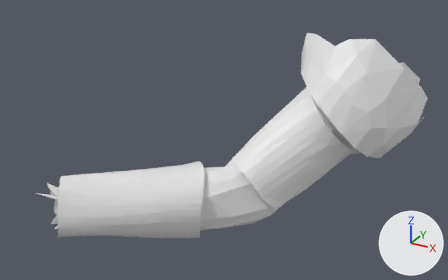
Two versions of the FBX model resources/models/viewmodel/viewarm_left.fbx, one commit apart.
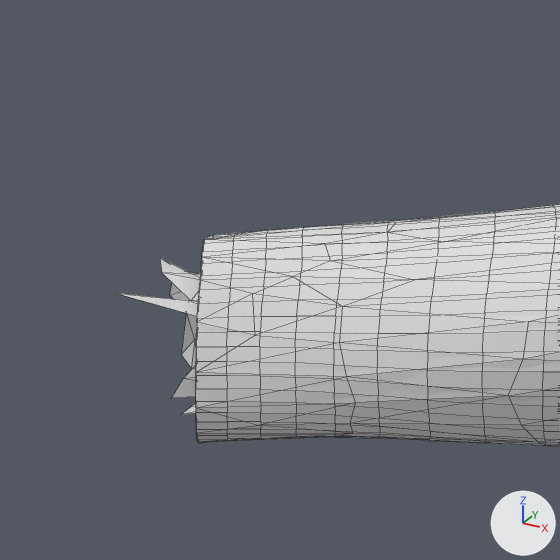
Old and new are each drawn whole from a 50 mm camera at (0.00314, -0.00983, 0.00214) aimed at (-0.00049, -0.00323, -0.00116) and again close up on the part from 0% to 37% of the width and 38% to 97% of the height. Every picture has the same lights, and +X, +Y and +Z are marked at lower right. The first two pictures are the older version. The close-ups show mesh edges as thin lines. Where no turn or scale is listed for an object, it has been applied to the vertices. Vertices at exactly the same position are counted once.

The first close-up shows 'arm_right'.
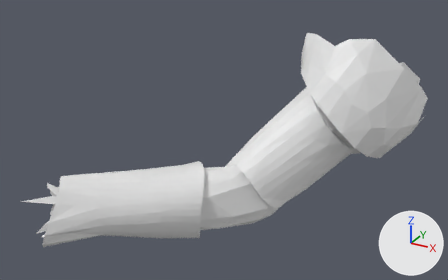
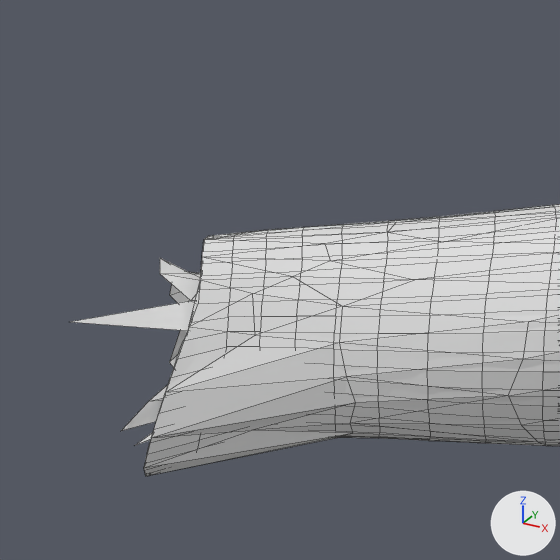
Location of each change, (x1, y1, x2, y2) in pixels of the close-ups (560 x 560 px; the box of a moved part takes in the faces that stretch with it):
'arm_right', reshaped: before (117, 204, 560, 446); after (71, 204, 560, 476)
part 1 of me_view_arm_l, moved or reshaped: before (117, 258, 355, 443); after (71, 258, 355, 476)

The change, as a list of edits to the scene's bpy script:
```text
Change me_view_arm_l:
    used by ob_arm_right; location = (0.0, 0.0, 0.0)
    remove me_view_arm_l.from_pydata(...)  # 973 vertices, 1498 faces; spans x -0.00227..0.00173, y -0.00503..-0.00101, z -0.00248..0.00013
    add me_view_arm_l.from_pydata(...)  # 973 vertices, 1498 faces; spans x -0.00227..0.00173, y -0.00521..-0.00101, z -0.00248..0.00013
    me_view_arm_l part 1: 60 of the vertices in x -0.00222..-0.00166, y -0.00503..-0.0047, z -0.0022..-0.00153 are multiplied about their middle by the matrix ((1.135, 0.324, 0.108), (0.324, 1.778, 0.259), (0.108, 0.259, 1.086)), then moved by (-0.00002, -0.00005, -0.00002)
```
